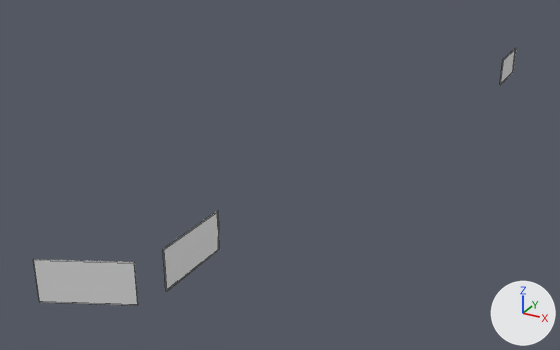
One commit to the FBX model FBX/WallObject01.fbx: the scene before it, then after it.
Both versions are drawn from a 50 mm camera at (3.65, -18.17, 4.65) aimed at (-1.93, -8.02, -0.42). Every picture has the same lights, and +X, +Y and +Z are marked at lower right. Mesh edges are drawn as thin lines. Where no turn or scale is listed for an object, it has been applied to the vertices.
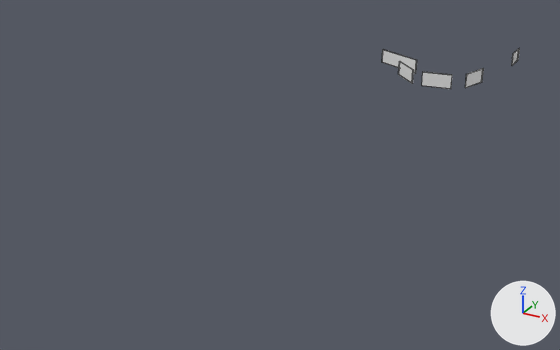
Location of each change, (x1, y1, x2, y2) in pixels of the pictures (560 x 350 px):
'Cube.023', moved, turned, rescaled
    before: (33, 259, 138, 305)
    after: (398, 61, 414, 83)
'Cube.022', moved, turned, rescaled
    before: (163, 211, 220, 291)
    after: (465, 68, 484, 88)
'Cube.009', added
    after: (422, 72, 452, 89)
'Cube.012', added
    after: (382, 50, 417, 73)
'Cube.011', moved, rescaled (47% narrower, 50% shorter)
    before: (500, 48, 516, 85)
    after: (512, 48, 520, 66)

Diff of the bpy script that builds the scene:
```diff
--- a/FBX/WallObject01.fbx.py
+++ b/FBX/WallObject01.fbx.py
@@ mat_walltexture_007 @@
+mat_walltexture_007 = principled_material('WallTexture.007')
+mat_walltexture_007.base_color = (0.8, 0.8, 0.8)  # white #e7e7e7
@@ mat_walltexture_004 @@
+mat_walltexture_004 = principled_material('WallTexture.004')
+mat_walltexture_004.base_color = (0.8, 0.8, 0.8)  # white #e7e7e7
@@ me_cube_014 @@
+me_cube_014.from_pydata([(0.616, -0.328, -0.131), (0.616, -0.328, 0.131), (-0.27, 0.127, -0.131), (-0.27, 0.127, 0.131), (0.625, -0.31, -0.131), (0.625, -0.31, 0.131), (-0.261, 0.145, -0.131), (-0.261, 0.145, 0.131), (-0.265, 0.136, -0.131), (-0.265, 0.136, 0.131), (0.62, -0.319, -0.131), (0.62, -0.319, 0.131)], [], [(0, 1, 3, 2), (8, 9, 7, 6), (6, 7, 5, 4), (10, 11, 1, 0), (8, 6, 4, 10), (9, 3, 1, 11), (7, 9, 11, 5), (2, 8, 10, 0), (4, 5, 11, 10), (2, 3, 9, 8)])
+me_cube_014.materials.append(mat_walltexture_007)  # white #e7e7e7
@@ me_cube_006 @@
+me_cube_006.from_pydata([(-0.379, -0.035, -0.131), (-0.379, -0.035, 0.131), (0.16, 0.029, -0.131), (0.16, 0.029, 0.131), (-0.377, -0.055, -0.131), (-0.377, -0.055, 0.131), (0.163, 0.009, -0.131), (0.163, 0.009, 0.131), (0.162, 0.019, -0.131), (0.162, 0.019, 0.131), (-0.378, -0.045, -0.131), (-0.378, -0.045, 0.131)], [], [(0, 1, 3, 2), (8, 9, 7, 6), (6, 7, 5, 4), (10, 11, 1, 0), (8, 6, 4, 10), (9, 3, 1, 11), (7, 9, 11, 5), (2, 8, 10, 0), (4, 5, 11, 10), (2, 3, 9, 8)])
+me_cube_006.materials.append(mat_walltexture_004)  # white #e7e7e7
@@ ob_cube_023 @@
 ob_cube_023 = bpy.data.objects.new('Cube.023', me_cube_027)
-ob_cube_023.location = (-1.29, -12.94, 0.37)
-ob_cube_023.rotation_euler = (0.0, 0.0, -1.121)  # degrees (0, 0, -64)
-ob_cube_023.scale = (0.01, 0.01, 0.0283)
+ob_cube_023.location = (-1.09, -4.49, 0.49)
+ob_cube_023.rotation_euler = (0.0, 0.0, -2.366)  # degrees (0, 0, -136)
+ob_cube_023.scale = (0.01, 0.00596, 0.0146)
@@ ob_cube_011 @@
 ob_cube_011 = bpy.data.objects.new('Cube.011', me_cube_004)
-ob_cube_011.location = (0.29, -2.16, 0.3)
-ob_cube_011.scale = (0.01, 0.01, 0.0283)
+ob_cube_011.location = (0.16, -1.01, 0.18)
+ob_cube_011.scale = (0.01, 0.00517, 0.0146)
@@ ob_cube_022 @@
 ob_cube_022 = bpy.data.objects.new('Cube.022', me_cube_026)
-ob_cube_022.location = (-0.91, -11.7, 0.37)
-ob_cube_022.scale = (0.01, 0.01, 0.0283)
+ob_cube_022.location = (0.11, -4.05, 0.49)
+ob_cube_022.rotation_euler = (0.0, 0.0, -0.3)  # degrees (0, 0, -17)
+ob_cube_022.scale = (0.01, 0.00517, 0.0146)
@@ ob_cube_012 @@
+ob_cube_012 = bpy.data.objects.new('Cube.012', me_cube_014)
+ob_cube_012.location = (-1.75, -3.63, 0.49)
@@ ob_cube_009 @@
+ob_cube_009 = bpy.data.objects.new('Cube.009', me_cube_006)
+ob_cube_009.location = (-0.38, -4.62, 0.49)
```
